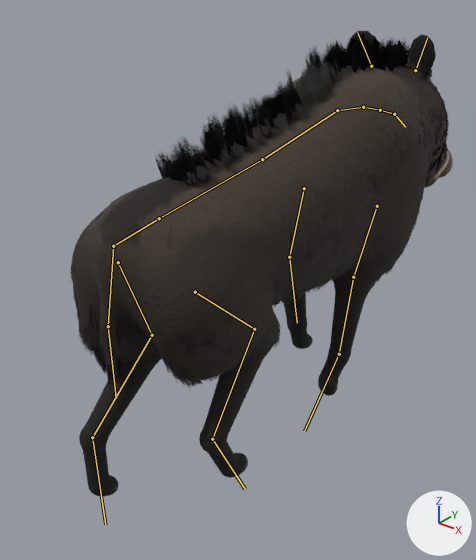
The glTF model assets/models/animals/SK_Boar.gltf, before and after one commit.
Camera for both pictures: a 50 mm lens placed at (0.89, -1.261, 1.152), pointed at (-0.11, -0.011, 0.377). Lighting does not change. The marker at lower right points along +X, +Y and +Z. The older version comes first. Both versions are drawn at frame 2 of the action 'walk'; the numbers are the values there. The bones that change, and the others that lie on the model, are drawn over the model as lines.

Names of what the first picture shows: 'Boar', 'BoarFur'.
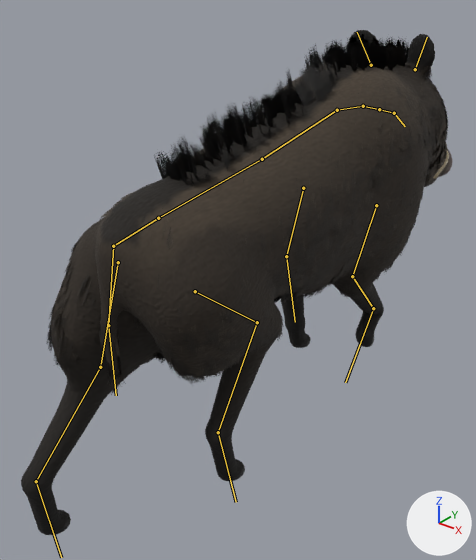
Location of each change, [x1, y1, x2, y2] in pixels of the pictures (476 x 560 px):
'Boar', posed (13% wider, 9% taller)
    before: [72, 31, 453, 496]
    after: [21, 30, 452, 535]
'BoarFur', posed (6% wider)
    before: [70, 36, 449, 392]
    after: [47, 37, 449, 393]
bone 'upperarm.L', root to tip
    before: (377, 206) to (353, 277)
    after: (376, 205) to (352, 276)
bone 'forearm.L', root to tip
    before: (353, 277) to (339, 354)
    after: (352, 276) to (373, 308)
bone 'hoof_f.L', root to tip
    before: (339, 354) to (304, 431)
    after: (373, 308) to (345, 382)
bone 'upperarm.R', root to tip
    before: (304, 188) to (289, 257)
    after: (303, 188) to (286, 256)
bone 'forearm.R', root to tip
    before: (289, 257) to (297, 323)
    after: (286, 256) to (295, 322)
bone 'tail', root to tip
    before: (113, 246) to (108, 326)
    after: (113, 246) to (108, 325)
bone 'thigh.L', root to tip
    before: (195, 292) to (254, 329)
    after: (195, 291) to (257, 322)
bone 'shin.L', root to tip
    before: (254, 329) to (212, 439)
    after: (257, 322) to (218, 432)
bone 'hoof_h.L', root to tip
    before: (212, 439) to (245, 489)
    after: (218, 432) to (236, 502)
bone 'thigh.R', root to tip
    before: (118, 262) to (152, 335)
    after: (118, 262) to (100, 367)
bone 'shin.R', root to tip
    before: (152, 335) to (92, 437)
    after: (100, 367) to (36, 481)
bone 'hoof_h.R', root to tip
    before: (92, 437) to (105, 524)
    after: (36, 481) to (61, 557)

The edits, one by one:
Bone 'upperarm.L' (bone_upperarm_l) turns from (-1, 0, 0) to (-2, 0, 0) degrees about its own x, y and z.
Bone 'forearm.L' (bone_forearm_l) turns from (-15, 0, 0) to (37, 0, 0) degrees about its own x, y and z.
Bone 'hoof_f.L' (bone_hoof_f_l) turns from (-45, 0, 0) to (-84, 0, 0) degrees about its own x, y and z.
Bone 'upperarm.R' (bone_upperarm_r) turns from (0, 0, 0) to (-3, 0, 0) degrees about its own x, y and z.
Bone 'forearm.R' (bone_forearm_r) turns from (0, 0, 0) to (4, 0, 0) degrees about its own x, y and z.
Bone 'tail' (bone_tail) turns from (5, 0, 3) to (6, 0, 3) degrees about its own x, y and z.
Bone 'thigh.L' (bone_thigh_l) turns from (13, 0, 0) to (17, 0, 0) degrees about its own x, y and z.
Bone 'shin.L' (bone_shin_l) turns from (0, 0, 0) to (-1, 0, 0) degrees about its own x, y and z.
Bone 'hoof_h.L' (bone_hoof_h_l) turns from (0, 0, 0) to (-16, 0, 0) degrees about its own x, y and z.
Bone 'thigh.R' (bone_thigh_r) turns from (-13, 0, 0) to (-51, 0, 0) degrees about its own x, y and z.
Bone 'shin.R' (bone_shin_r) turns from (0, 0, 0) to (37, 0, 0) degrees about its own x, y and z.
Bone 'hoof_h.R' (bone_hoof_h_r) turns from (0, 0, 0) to (8, 0, 0) degrees about its own x, y and z.
